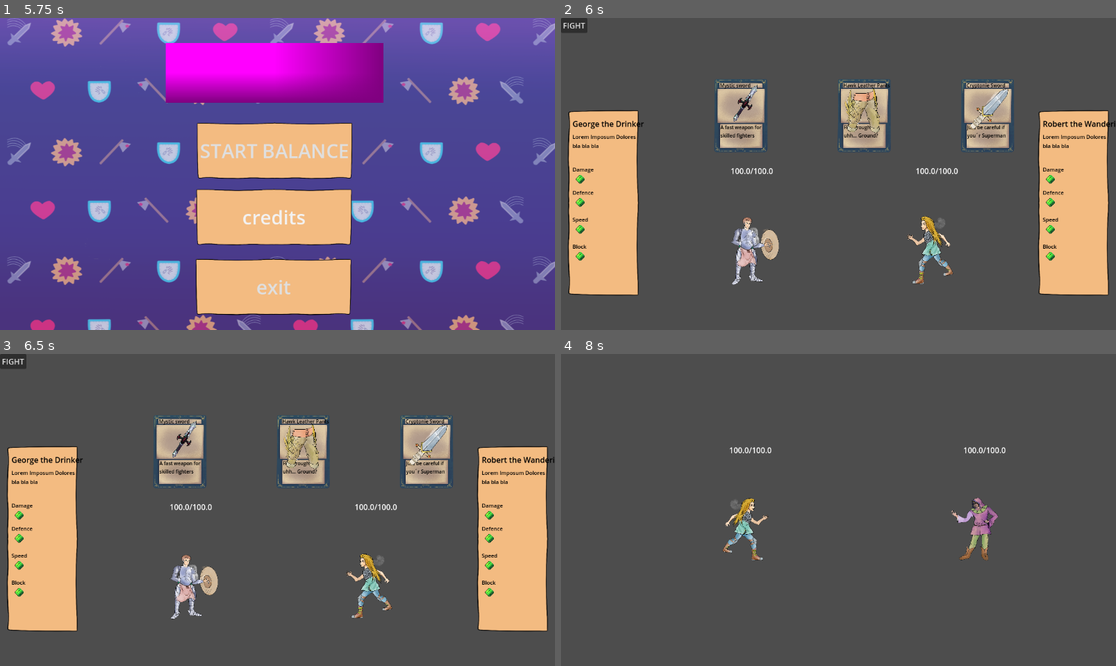
Above: before the commit, frames 1-4 (two rows, left to right).
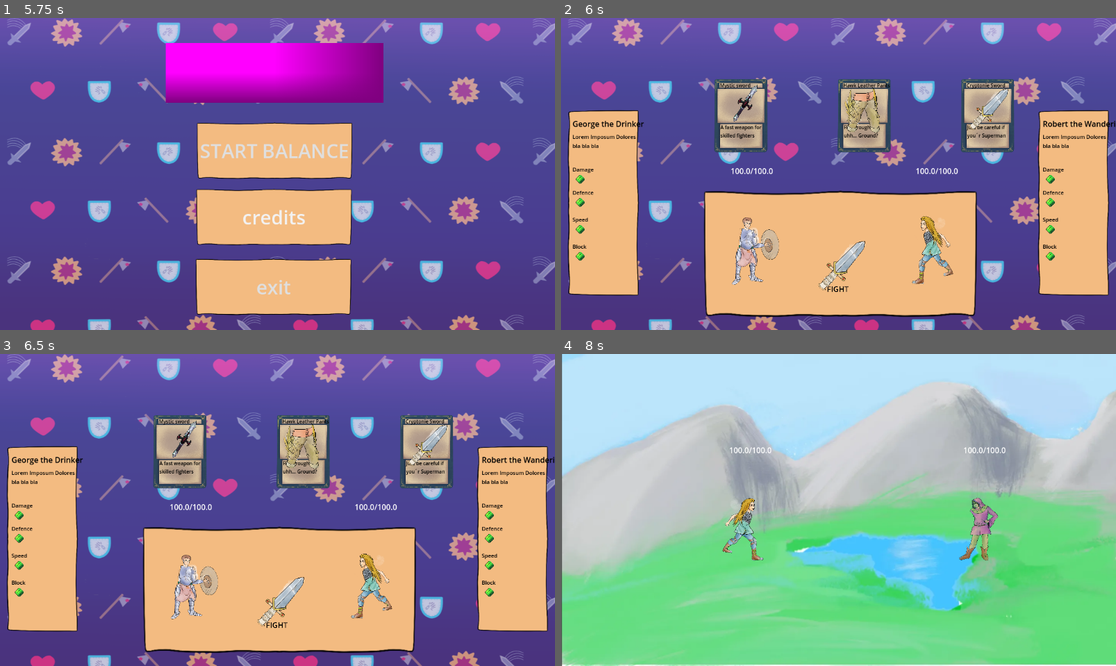
Above: after the commit, the same moments.

Repository: cncptpr/balance-your-character
Game: Godot game, scene res://game.tscn
Two runs of this game, one before a commit and one after it. Both use one fixed random seed, a clock stepped at 60 frames per second and the inputs below.
Inputs (mouse positions are in pixels of both pictures, inside the frame that each line leads up to):
- Up to frame 1 (5.75 s): click "credits" at 0.5 s; click "back to menu" at 1.25 s; click "credits" at 2 s; tap Enter at 2.75, 4.25 s; move the mouse to (399, 158) at 2.77 s; press the mouse at (399, 158) at 2.78 s; tap Space at 3.5, 5 s; move the mouse to (166, 189) at 3.52 s; release the mouse at (166, 189) at 3.53 s; click (166, 189) at 3.6 s; move the mouse to (333, 105) at 4.27 s; press the mouse at (333, 105) at 4.28 s; move the mouse to (249, 236) at 5.02 s; release the mouse at (249, 236) at 5.03 s; click (249, 236) at 5.1 s
- Up to frame 2 (6 s): click "START BALANCE" at 5.75 s
- Up to frame 3 (6.5 s): no input
- Up to frame 4 (8 s): click "FIGHT" at 6.5 s; move the mouse to (1005, 556) at 7.27 s; press the mouse at (1005, 556) at 7.28 s

Frame 1 is identical in both runs. In frame 2, 77% of the frame differs, in the area x 0-100%, y 0-100%; in frame 3, 77%; in frame 4, 99%.

Commit message:
Background

Diff:
--- a/equipment/equipment_selection_scene.tscn
+++ b/equipment/equipment_selection_scene.tscn
@@ -1,11 +1,29 @@
-[gd_scene load_steps=4 format=3 uid="uid://7uy7m8sn157b"]
+[gd_scene load_steps=8 format=3 uid="uid://7uy7m8sn157b"]
 
 [ext_resource type="Script" uid="uid://bmdkmdeicmoyy" path="res://equipment/equipment_selection_scene.gd" id="1_gcc0y"]
 [ext_resource type="PackedScene" uid="uid://duw3n735ajun4" path="res://equipment/equipment_dropable.tscn" id="2_5wtt2"]
 [ext_resource type="PackedScene" uid="uid://cv0w6a73wn6c8" path="res://player/player_stats_screen/player_stats_view.tscn" id="3_s4jw2"]
+[ext_resource type="Texture2D" uid="uid://cr4uh68pkcd52" path="res://assets/Menu/Menu_Backdrop.webp" id="4_82ipg"]
+[ext_resource type="Texture2D" uid="uid://cxwk4ienbmuxe" path="res://assets/Menu/Button.webp" id="5_5nfeh"]
+[ext_resource type="Texture2D" uid="uid://bcyqovq6ihnpv" path="res://assets/equipment/CL_CryptoniteSword.png" id="5_rf1xr"]
+
+[sub_resource type="LabelSettings" id="LabelSettings_rf1xr"]
+font_size = 130
+font_color = Color(0, 0, 0, 1)
 
 [node name="EquipmentSelectionScene" type="Node2D"]
 script = ExtResource("1_gcc0y")
+
+[node name="MenuBackdrop" type="Sprite2D" parent="."]
+z_index = -12
+position = Vector2(579, 322)
+texture = ExtResource("4_82ipg")
+
+[node name="Sprite2D" type="Sprite2D" parent="."]
+z_index = -10
+position = Vector2(580, 504)
+scale = Vector2(0.92228, 1.18066)
+texture = ExtResource("5_5nfeh")
 
 [node name="PlayerPos1" parent="." instance=ExtResource("2_5wtt2")]
 position = Vector2(384, 618)
@@ -23,20 +41,35 @@
 position = Vector2(832, 128)
 
 [node name="Button" type="Button" parent="."]
-offset_right = 8.0
-offset_bottom = 8.0
+offset_left = 520.0
+offset_top = 456.0
+offset_right = 1552.0
+offset_bottom = 1488.0
+scale = Vector2(0.12, 0.12)
+icon = ExtResource("5_rf1xr")
+flat = true
+
+[node name="Label" type="Label" parent="Button"]
+layout_mode = 0
+offset_left = 266.667
+offset_top = 800.0
+offset_right = 813.667
+offset_bottom = 1060.0
 text = "FIGHT"
+label_settings = SubResource("LabelSettings_rf1xr")
 
 [node name="PlayerStatsView1" parent="." instance=ExtResource("3_s4jw2")]
 offset_left = 16.0
 offset_top = 192.0
 offset_right = 16.0
 offset_bottom = 192.0
+metadata/_edit_use_anchors_ = true
 
 [node name="PlayerStatsView2" parent="." instance=ExtResource("3_s4jw2")]
 offset_left = 992.0
 offset_top = 192.0
 offset_right = 992.0
 offset_bottom = 192.0
+metadata/_edit_use_anchors_ = true
 
 [connection signal="pressed" from="Button" to="." method="next"]
--- a/figth_scene.tscn
+++ b/figth_scene.tscn
@@ -1,26 +1,10 @@
-[gd_scene load_steps=14 format=3 uid="uid://coirn3vq5h333"]
+[gd_scene load_steps=7 format=3 uid="uid://coirn3vq5h333"]
 
 [ext_resource type="Script" uid="uid://djee81mkeqvx0" path="res://scene.gd" id="1_nxogm"]
-[ext_resource type="PackedScene" uid="uid://cslx5egmkcksv" path="res://player/maskot/maskot.tscn" id="2_exjn7"]
-[ext_resource type="PackedScene" uid="uid://gvdf1sea6l68" path="res://equipment/sword/sword.tscn" id="3_pdg6h"]
-[ext_resource type="Script" uid="uid://ltgywyv7k6nf" path="res://equipment/equipment_slots.gd" id="4_3jlcx"]
-[ext_resource type="PackedScene" uid="uid://02iethx8s0lv" path="res://equipment/fireball/fireball.tscn" id="4_exjn7"]
-[ext_resource type="PackedScene" uid="uid://di1qy5nkg08ky" path="res://equipment/plank/plank.tscn" id="5_nhxt3"]
-[ext_resource type="PackedScene" uid="uid://bywaln2xtvyjy" path="res://player/warrior/warrior.tscn" id="6_dbvx1"]
+[ext_resource type="Texture2D" uid="uid://cxxe3f2so5wc7" path="res://assets/backgounds/grass_and _mountains.webp" id="5_nhxt3"]
 [ext_resource type="Texture2D" uid="uid://cxwk4ienbmuxe" path="res://assets/Menu/Button.webp" id="8_dbvx1"]
 [ext_resource type="AudioStream" uid="uid://001nhr1rcod7" path="res://assets/Menu/Click.wav" id="9_e1fy6"]
 [ext_resource type="AudioStream" uid="uid://dvl17jx2lnxtf" path="res://assets/Menu/d 09.08.25 balance your character main theme.wav" id="10_58egn"]
-
-[sub_resource type="Resource" id="Resource_e1fy6"]
-script = ExtResource("4_3jlcx")
-chest = ExtResource("5_nhxt3")
-weapon = ExtResource("3_pdg6h")
-metadata/_custom_type_script = "uid://ltgywyv7k6nf"
-
-[sub_resource type="Resource" id="Resource_58egn"]
-script = ExtResource("4_3jlcx")
-weapon = ExtResource("4_exjn7")
-metadata/_custom_type_script = "uid://ltgywyv7k6nf"
 
 [sub_resource type="Theme" id="Theme_dbvx1"]
 
@@ -116,5 +100,11 @@
 max_polyphony = 3
 playback_type = 1
 
+[node name="Sprite2D" type="Sprite2D" parent="."]
+z_index = -10
+position = Vector2(578.632, 324)
+scale = Vector2(0.794118, 0.794118)
+texture = ExtResource("5_nhxt3")
+
 [connection signal="mouse_entered" from="GameEnd/start_balance/Button" to="." method="_on_button_mouse_touched_button_again"]
 [connection signal="pressed" from="GameEnd/start_balance/Button" to="." method="_on_button_pressed_next_balance"]
--- a/player.tscn
+++ b/player.tscn
@@ -1,9 +1,8 @@
-[gd_scene load_steps=22 format=3 uid="uid://cjeq7hygogjmc"]
+[gd_scene load_steps=20 format=3 uid="uid://cjeq7hygogjmc"]
 
 [ext_resource type="Script" uid="uid://j366t82utj4u" path="res://player.gd" id="1_rkbax"]
 [ext_resource type="Texture2D" uid="uid://c6klu6m2ctb" path="res://assets/man_stolen.png" id="2_g1dw6"]
 [ext_resource type="Script" uid="uid://dwlbo8pci7g2t" path="res://equipment/stats.gd" id="2_i3pqv"]
-[ext_resource type="Script" uid="uid://ltgywyv7k6nf" path="res://equipment/EquipmentSlots.gd" id="3_hqtel"]
 [ext_resource type="Texture2D" uid="uid://31jgub1plbyn" path="res://assets/Players/CL_TankArm.webp" id="5_sweqy"]
 
 [sub_resource type="Resource" id="Resource_hqtel"]
--- a/project.godot
+++ b/project.godot
@@ -18,9 +18,6 @@
 [autoload]
 
 Globalvar="*res://globalvar.gd"
-
-[autoload]
-
 PlayerState="*res://player/player_state.gd"
 EquipmentRegisty="*res://equipment/registy.gd"
 DragingController="*res://equipment/draging_controller.gd"
Binary file added: assets/backgounds/Backdrop.png
Not shown, added: assets/backgounds/Backdrop.png.import
Binary file added: assets/backgounds/grass_and _mountains.webp
Not shown, added: assets/backgounds/grass_and _mountains.webp.import
Not shown: 1 places in main_menu.tscn that only renumber resources
